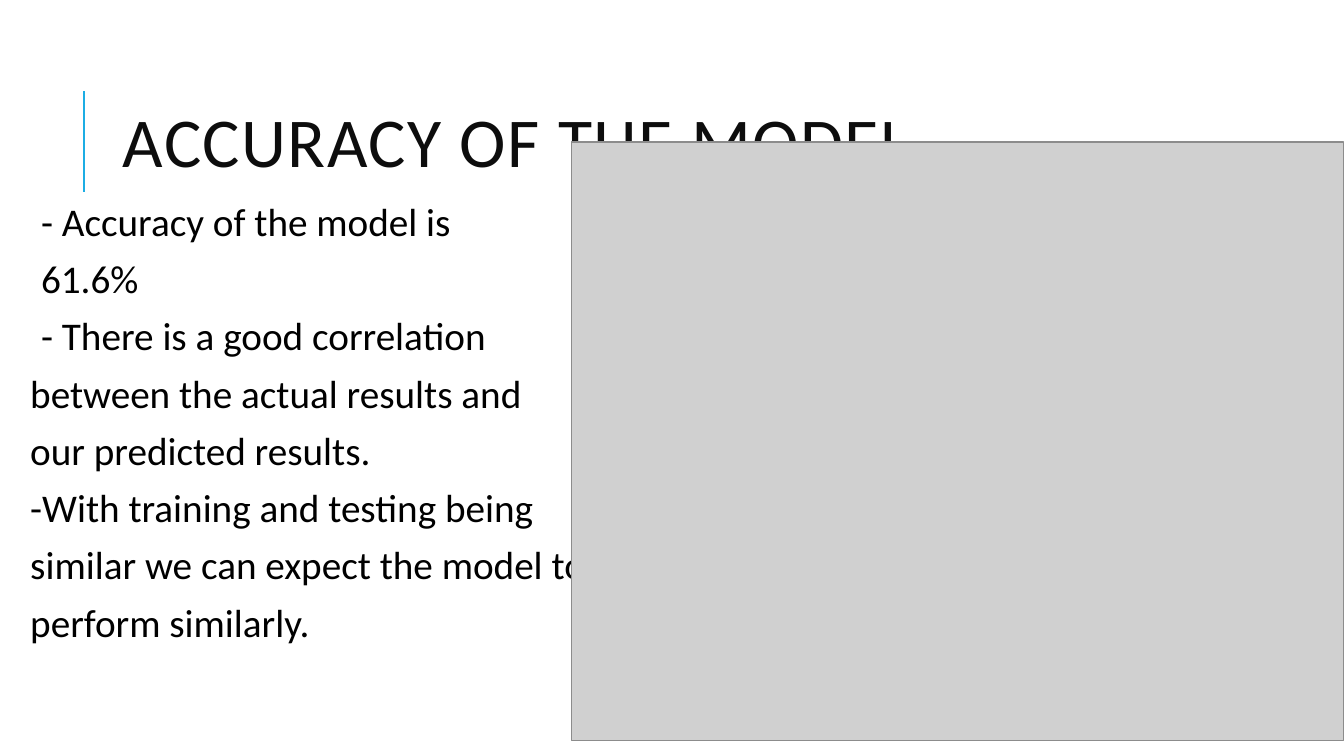
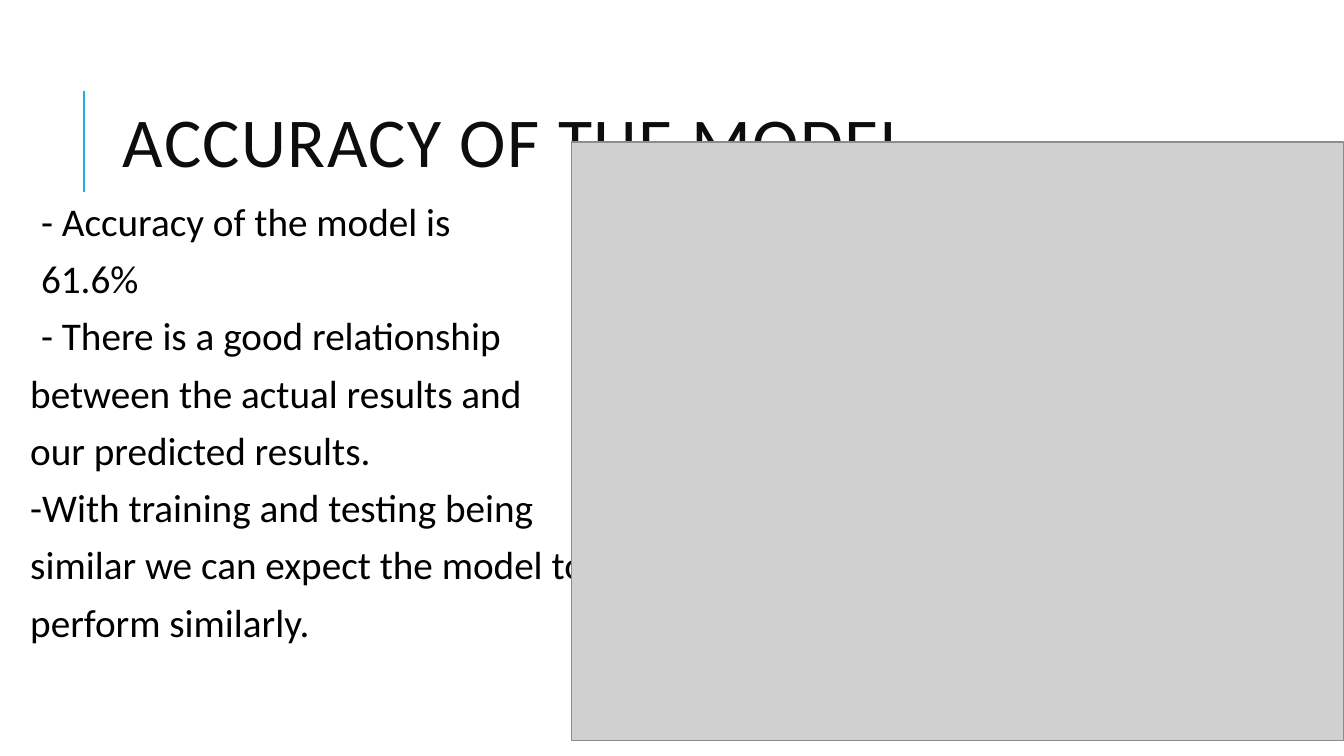
Before and after one commit to Coderunner98/Phase-2-project, a slide deck: slide 8 of House Pricing Analysis ppt.pptx. Drawn at 1344x756 pixels with LibreOffice and Linux fonts; fonts in the diff are those of the drawing; grey boxes stand for pictures. Boxes give left, top, right and bottom in pixels: in the first picture for what was removed or moved away, otherwise in the second. Text is boxed around its words. In the diff, an @@ line names an element or a change of style, - is before the commit and + after.

```diff
--- a/House Pricing Analysis ppt.pptx
+++ b/House Pricing Analysis ppt.pptx
@@ text at [62, 322, 500, 357]: text changed @@
-  - There is a good correlation
+  - There is a good relationship
```
Also in this commit, not shown: 5 other slides changed, 2 slides added, 1 slide removed.
